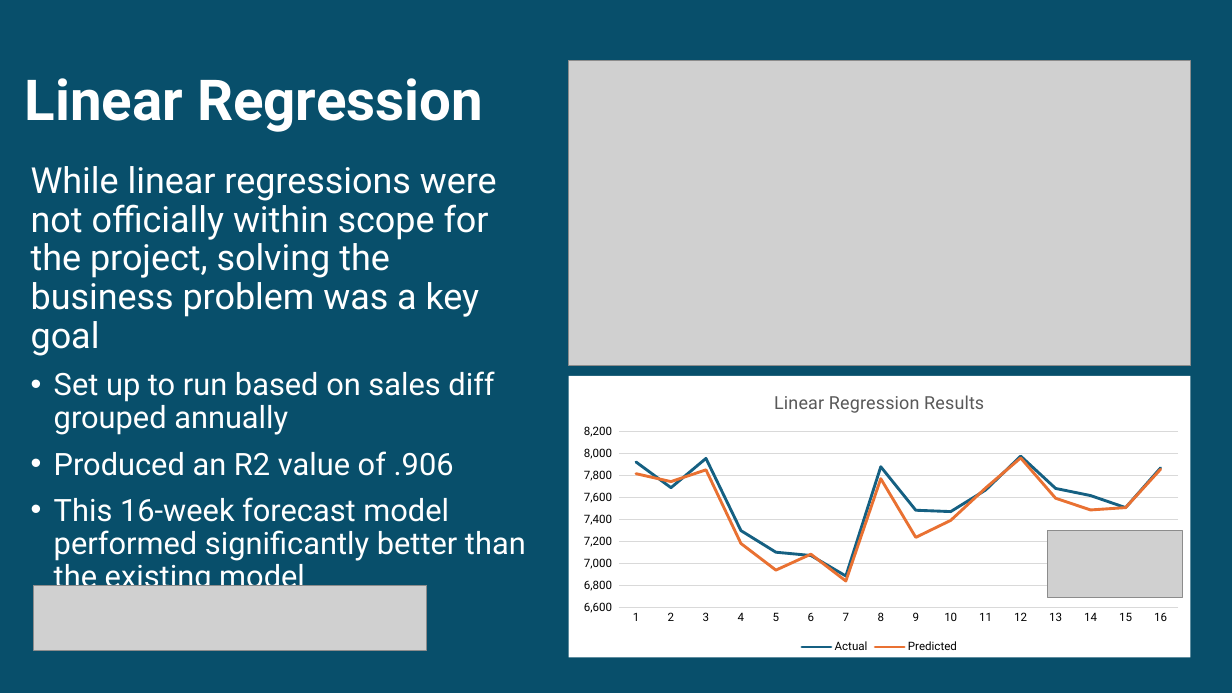
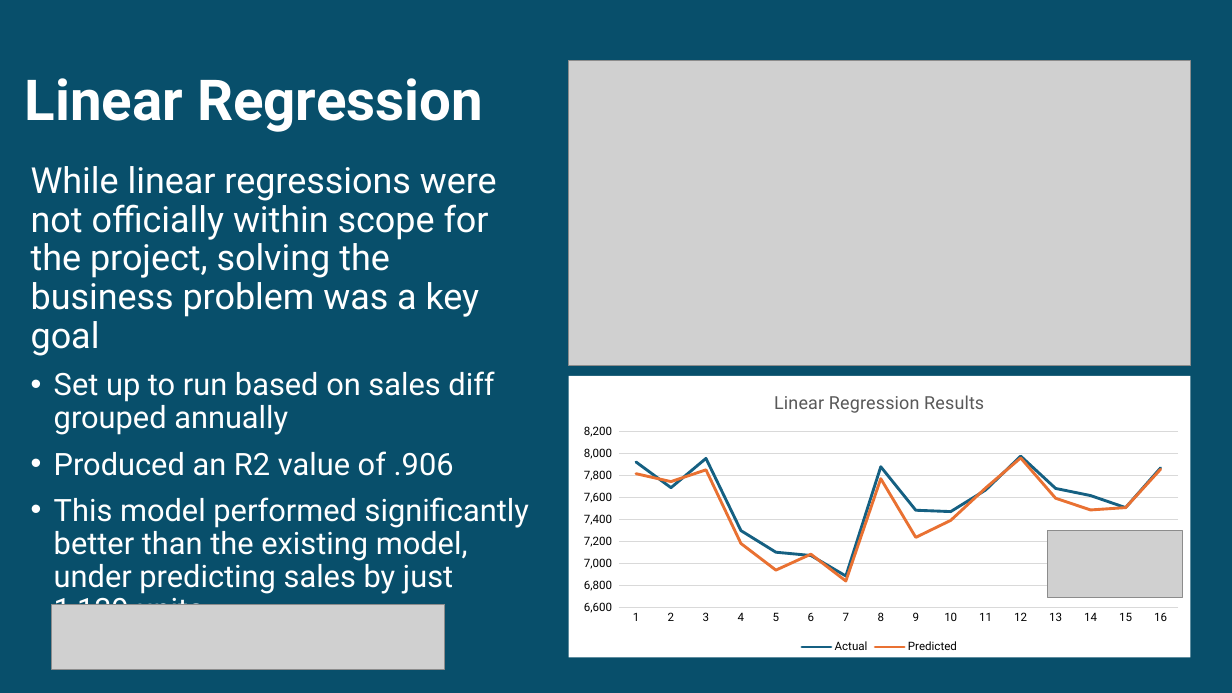
Before and after one commit to jstipe1/AI_Project_3, a slide deck: slide 8 of Forecasting_presentation.pptx. Drawn at 1232x693 pixels with LibreOffice and Linux fonts; fonts in the diff are those of the drawing; grey boxes stand for pictures. Boxes give left, top, right and bottom in pixels: in the first picture for what was removed or moved away, otherwise in the second. Text is boxed around its words. In the diff, an @@ line names an element or a change of style, - is before the commit and + after.

```diff
--- a/Forecasting_presentation.pptx
+++ b/Forecasting_presentation.pptx
@@ text at (x1=54, y1=497, x2=529, y2=605): text changed @@
-• This 16-week forecast model performed significantly better than the existing model
+• This model performed significantly better than the existing model, under predicting sales by just 1,139 units
@@ picture moved from (x1=34, y1=585, x2=427, y2=651) to (x1=52, y1=604, x2=445, y2=670) @@
```
Also in this commit, not shown: 5 other slides changed.
